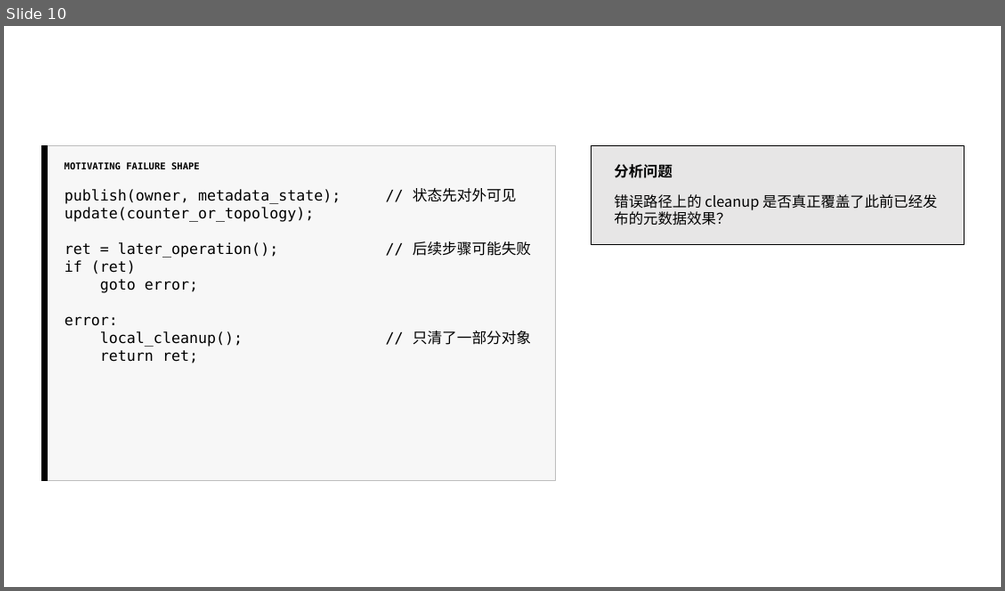
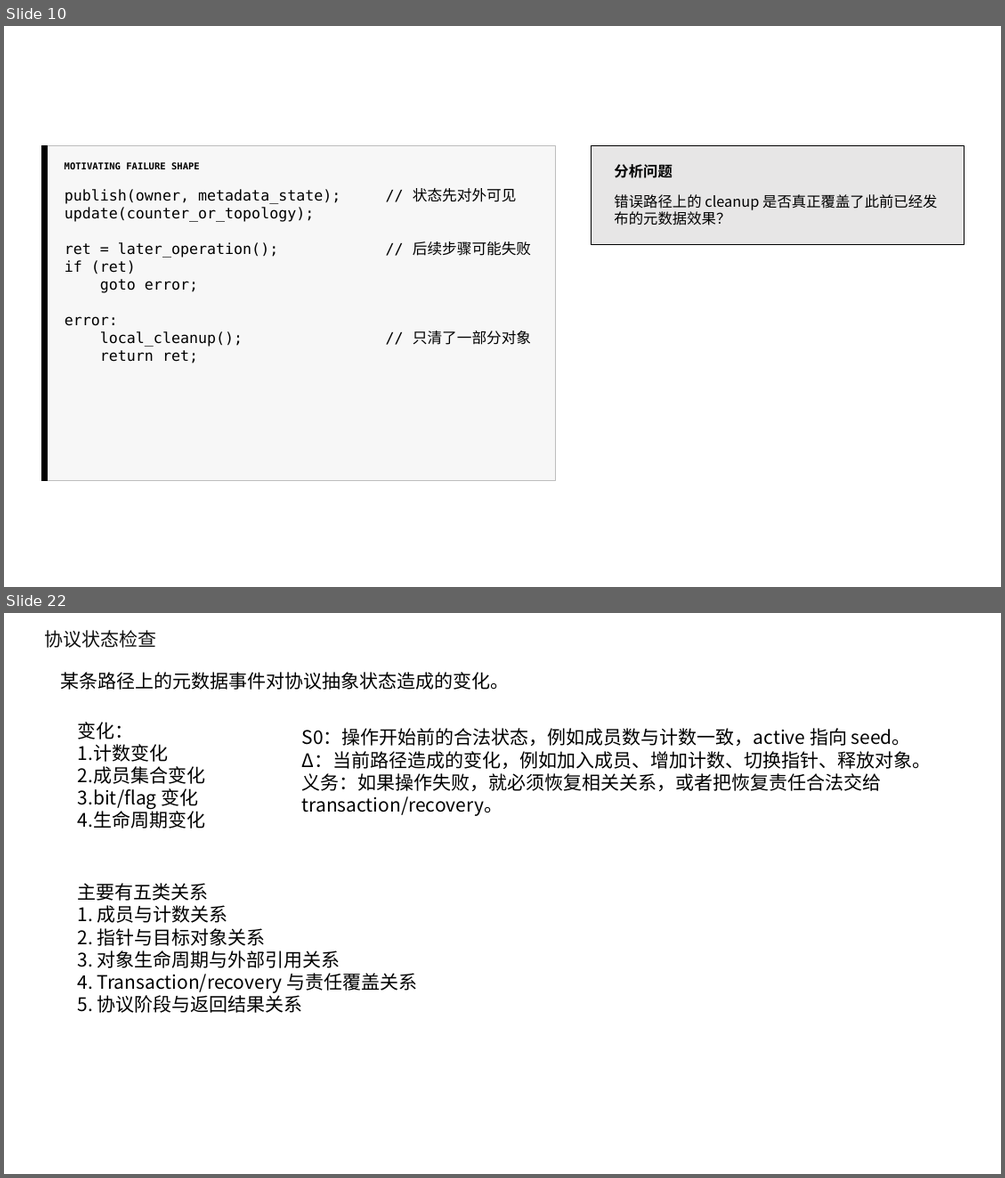
Before and after one commit to yghikun/SE_EOD, a slide deck: 元数据错误路径.pptx. Shown one above the other, each under a label of ours: slide 10 before the commit, slides 10 and 22 after it; the slides between them are not shown. The pictures are 1005x591 and 1005x1178 pixels, drawn with LibreOffice and Linux fonts; fonts in the diff are those of the drawing. Boxes give left, top, right and bottom in pixels: in the first picture for what was removed or moved away, otherwise in the second. Text is boxed around its words. In the diff, an @@ line names an element or a change of style, - is before the commit and + after.

```diff
--- a/元数据错误路径.pptx
+++ b/元数据错误路径.pptx
@@ slide 22 added at (x1=4, y1=613, x2=1001, y2=1174), background #FFFFFF @@
@@ text added at (x1=44, y1=630, x2=156, y2=648), 18 pt, text #111111 @@
+协议状态检查
@@ text added at (x1=60, y1=672, x2=509, y2=690), 18 pt, text #000000 @@
+某条路径上的元数据事件对协议抽象状态造成的变化。
@@ text added at (x1=78, y1=722, x2=206, y2=828), 18 pt, text #000000 @@
+变化：
+1.计数变化
+2.成员集合变化
+3.bit/flag 变化
+4.生命周期变化
@@ text added at (x1=302, y1=728, x2=931, y2=816), 18 pt, text #000000 @@
+S0：操作开始前的合法状态，例如成员数与计数一致，active 指向 seed。
+Δ：当前路径造成的变化，例如加入成员、增加计数、切换指针、释放对象。
+义务：如果操作失败，就必须恢复相关关系，或者把恢复责任合法交给 transaction/recovery。
@@ text added at (x1=78, y1=883, x2=417, y2=1013), 18 pt, text #000000 @@
+主要有五类关系
+1. 成员与计数关系
+2. 指针与目标对象关系
+3. 对象生命周期与外部引用关系
+4. Transaction/recovery 与责任覆盖关系
+5. 协议阶段与返回结果关系
```
Also in this commit, not shown: 1 slide changed, 17 other slides added, 14 other files.
